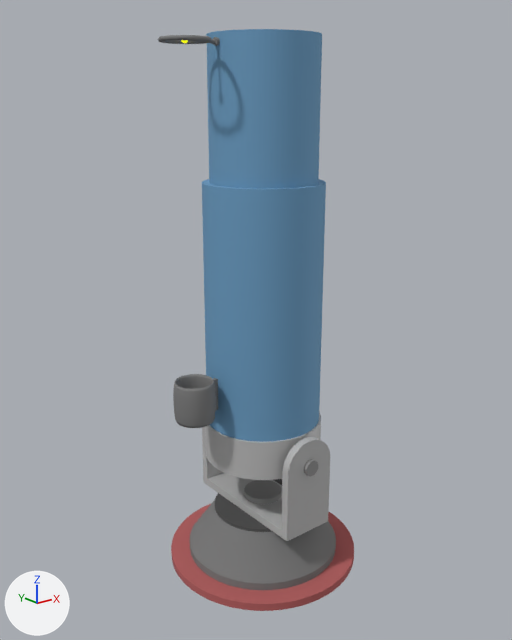
A saved change to the glTF model tempCannon.gltf.
Before and after are seen from a camera (50 mm lens) standing at (-10.68, -13.06, 8.58) and looking at (-0.17, 0.08, 3.33). Arrows for +X, +Y and +Z are at lower left; the lights stay in place. The first picture is the older version. Where no turn or scale is listed for an object, it has been applied to the vertices.

Before the edit, the objects in view are built like this:
```python
mat_material_1 = principled_material('Material_1')
mat_material_1.base_color = (0.159, 0.361, 0.578)  # blue #6fa2c8
mat_material_1.metallic = 0.2
mat_material_1.roughness = 0.7
me_mesh_1 = bpy.data.meshes.new('Mesh_1')
me_mesh_1.from_pydata(...)  # 1611 vertices, 2522 faces; spans x -1.28..1.28, y -1.28..1.28, z 0.0..3.5
me_mesh_1.materials.append(mat_material_1)  # blue #6fa2c8
me_mesh_16 = bpy.data.meshes.new('Mesh_16')
me_mesh_16.from_pydata(...)  # 68 vertices, 128 faces; spans x -0.5..0.5, y -0.5..0.5, z -0.25..0.25
me_mesh_16.materials.append(mat_material_11)  # grey #999999
me_mesh_3 = bpy.data.meshes.new('Mesh_3')
me_mesh_3.from_pydata(...)  # a box spanning x -0.214..0.214, y -0.05..0.05, z -0.4..0.4
me_mesh_3.materials.append(mat_material_3)  # grey #808080
me_mesh_5 = bpy.data.meshes.new('Mesh_5')
me_mesh_5.from_pydata(...)  # 637 vertices, 1152 faces; spans x -0.5..0.5, y -0.5..0.5, z -0.5..0.5
me_mesh_5.materials.append(mat_material_4)  # grey #808080
ob_basepivot = bpy.data.objects.new('basePivot', me_mesh_16)
ob_basepivot.location = (0.0, 0.0, -1.7)
ob_innerbarrel = bpy.data.objects.new('innerBarrel', me_mesh_1)
ob_innerbarrel.location = (0.0, 0.0, 6.42)
ob_rearpeep = bpy.data.objects.new('rearPeep', me_mesh_5)
ob_rearpeep.location = (-2.1, 0.0, 1.72)
ob_rearsightmountvert = bpy.data.objects.new('rearSightMountVert', me_mesh_3)
ob_rearsightmountvert.location = (-1.44, 0.01, 1.72)
# also in view: 'baseBushing' at (0.0, 0.0, -1.86); 'baseCone.001' at (0.0, 0.0, -3.0); 'bracketSide1Top' at (0.0, -1.7, 0.0); 'bracketSide1bottom' at (0.0, -1.7, -0.8); 'Cylinder' at (0.0, 0.0, -3.2)
```
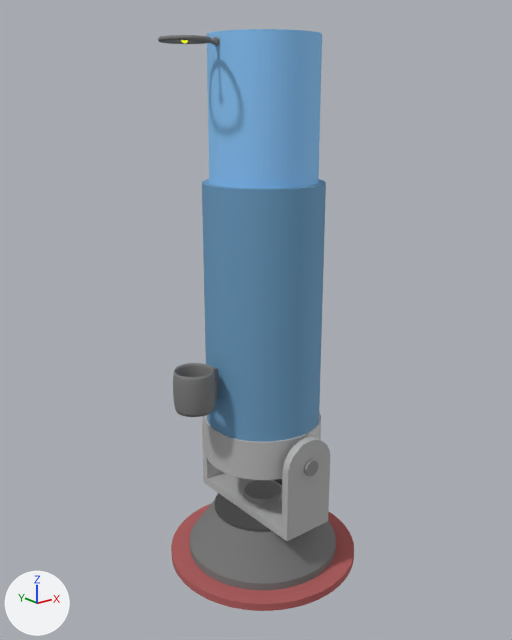
Boxes [x1, y1, x2, y2] around the edits, measured in the pictures (512 x 640 px):
'innerBarrel', recoloured (lighter): [206, 29, 322, 189] in both
'rearPeep', moved: before [173, 374, 216, 428]; after [173, 363, 216, 417]
'rearSightMountVert', moved (mostly hidden): before [213, 378, 218, 410]; after [213, 367, 218, 400]

The change, as a diff of the scene's bpy script:
```diff
--- a/tempCannon.gltf.py
+++ b/tempCannon.gltf.py
@@ mat_material_1 @@
 mat_material_1 = principled_material('Material_1')
-mat_material_1.base_color = (0.159, 0.361, 0.578)  # blue #6fa2c8
+mat_material_1.base_color = (0.275, 0.617, 1.0)  # blue #8fceff
 mat_material_1.metallic = 0.2
@@ ob_rearsightmountvert @@
 ob_rearsightmountvert = bpy.data.objects.new('rearSightMountVert', me_mesh_3)
-ob_rearsightmountvert.location = (-1.44, 0.01, 1.72)
+ob_rearsightmountvert.location = (-1.44, 0.01, 2.0)
@@ ob_rearpeep @@
 ob_rearpeep = bpy.data.objects.new('rearPeep', me_mesh_5)
-ob_rearpeep.location = (-2.1, 0.0, 1.72)
+ob_rearpeep.location = (-2.1, 0.0, 2.0)
```
